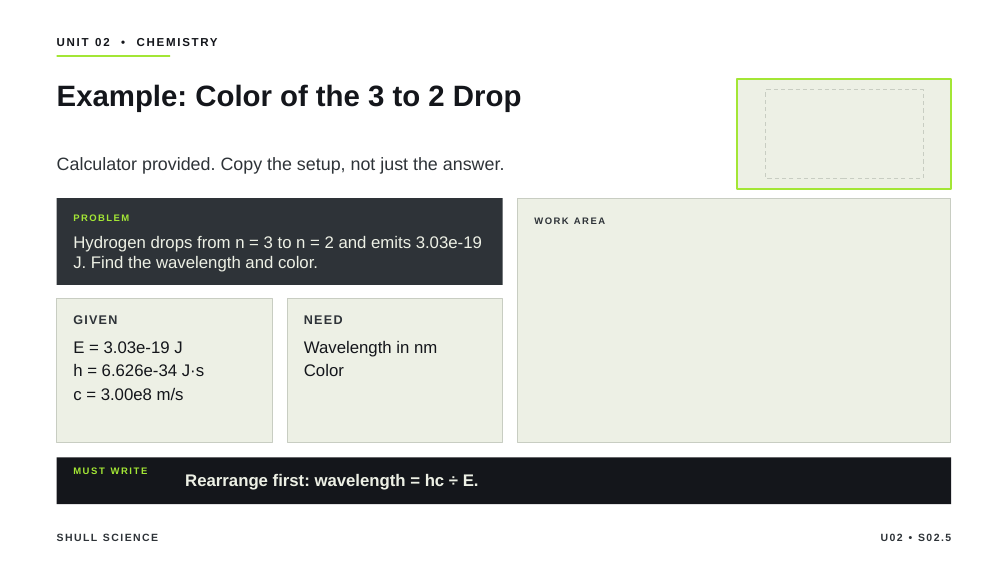
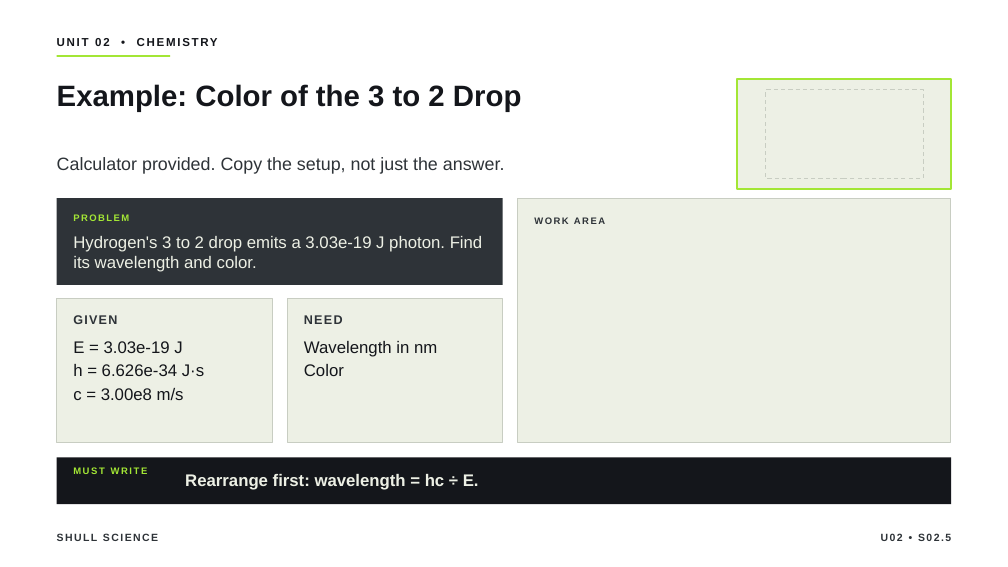
Before and after one commit to Hayabusa015/WorkWork, a slide deck: slide 11 of deliverables/chem-u02/SHULL_CHEM_Slides_U02_S02.5.pptx. Drawn at 1008x567 pixels with LibreOffice and Linux fonts; fonts in the diff are those of the drawing. Boxes give left, top, right and bottom in pixels: in the first picture for what was removed or moved away, otherwise in the second. Text is boxed around its words. In the diff, an @@ line names an element or a change of style, - is before the commit and + after.

```diff
--- a/deliverables/chem-u02/SHULL_CHEM_Slides_U02_S02.5.pptx
+++ b/deliverables/chem-u02/SHULL_CHEM_Slides_U02_S02.5.pptx
@@ text at (x1=73, y1=236, x2=483, y2=272): text changed @@
-Hydrogen drops from n = 3 to n = 2 and emits 3.03e-19 J. Find the wavelength and color.
+Hydrogen's 3 to 2 drop emits a 3.03e-19 J photon. Find its wavelength and color.
```
Also in this commit, not shown: 14 other files.
